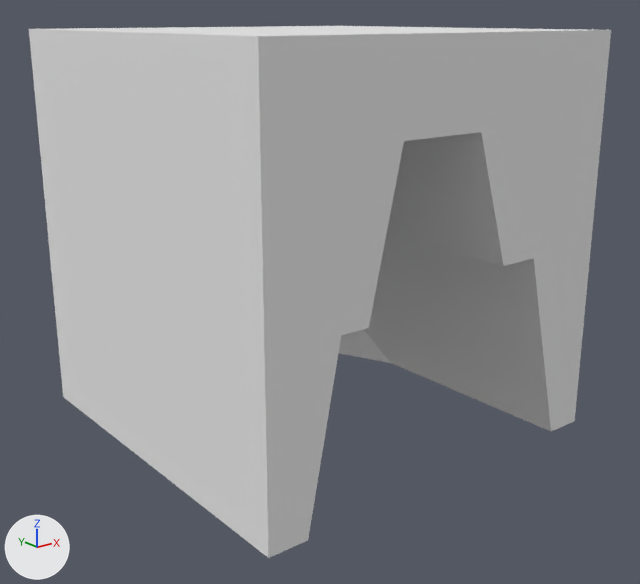
Renders of the OBJ model DynamicLab/Assets/Nature Kit/Models/OBJ format/cliff_blockCave_rock.obj from each side of a commit.
Before and after are seen from a 50 mm lens placed at (-1.378, -1.761, 1.035), pointed at (-0.01, -0.052, 0.351). Every picture has the same lights, and +X, +Y and +Z are marked at lower left. The picture after the commit comes second. Where no turn or scale is listed for an object, it has been applied to the vertices.

Names of what the first picture shows: 'cliff_blockCave_rock'.
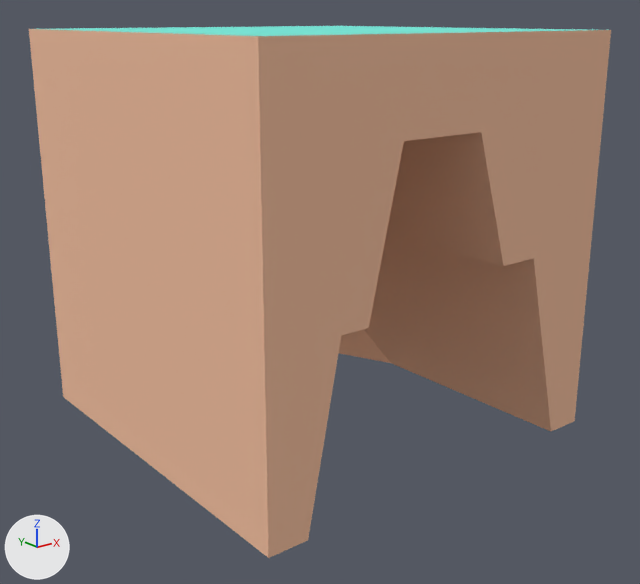
The edits, one by one:
Material 'dirt' (mat_dirt) changes colour from white #e7e7e7 to beige #f2be9e; in linear values from (0.8, 0.8, 0.8) to (0.886, 0.514, 0.341).
Material 'grass' (mat_grass) changes colour from white #e7e7e7 to cyan #73eddd; in linear values from (0.8, 0.8, 0.8) to (0.173, 0.847, 0.722).

Pixel boxes [x1, y1, x2, y2] of what changed, in the pictures (640 x 584 px):
'cliff_blockCave_rock', recoloured (white to beige)
    both: [29, 26, 611, 558]
